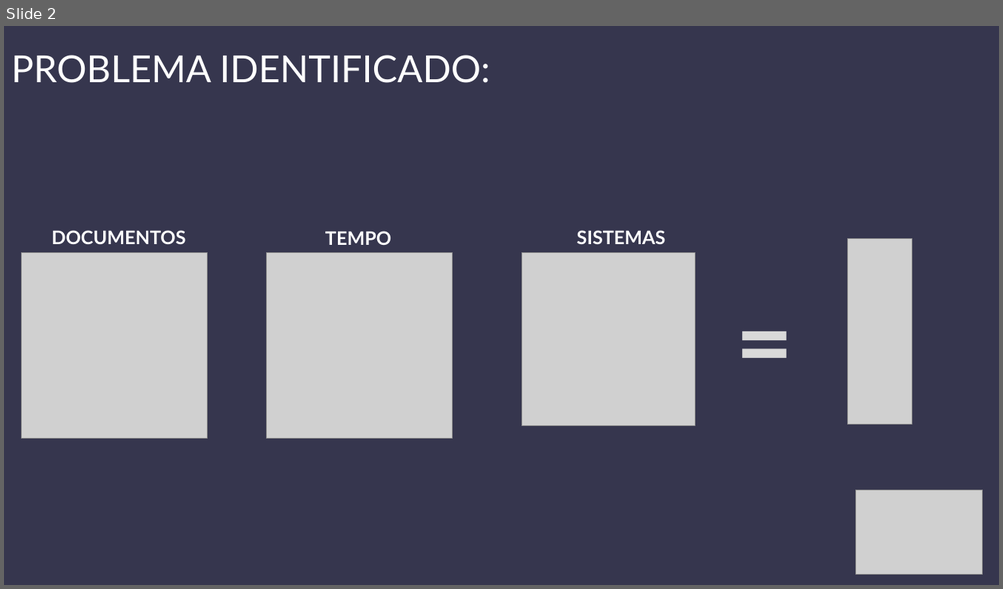
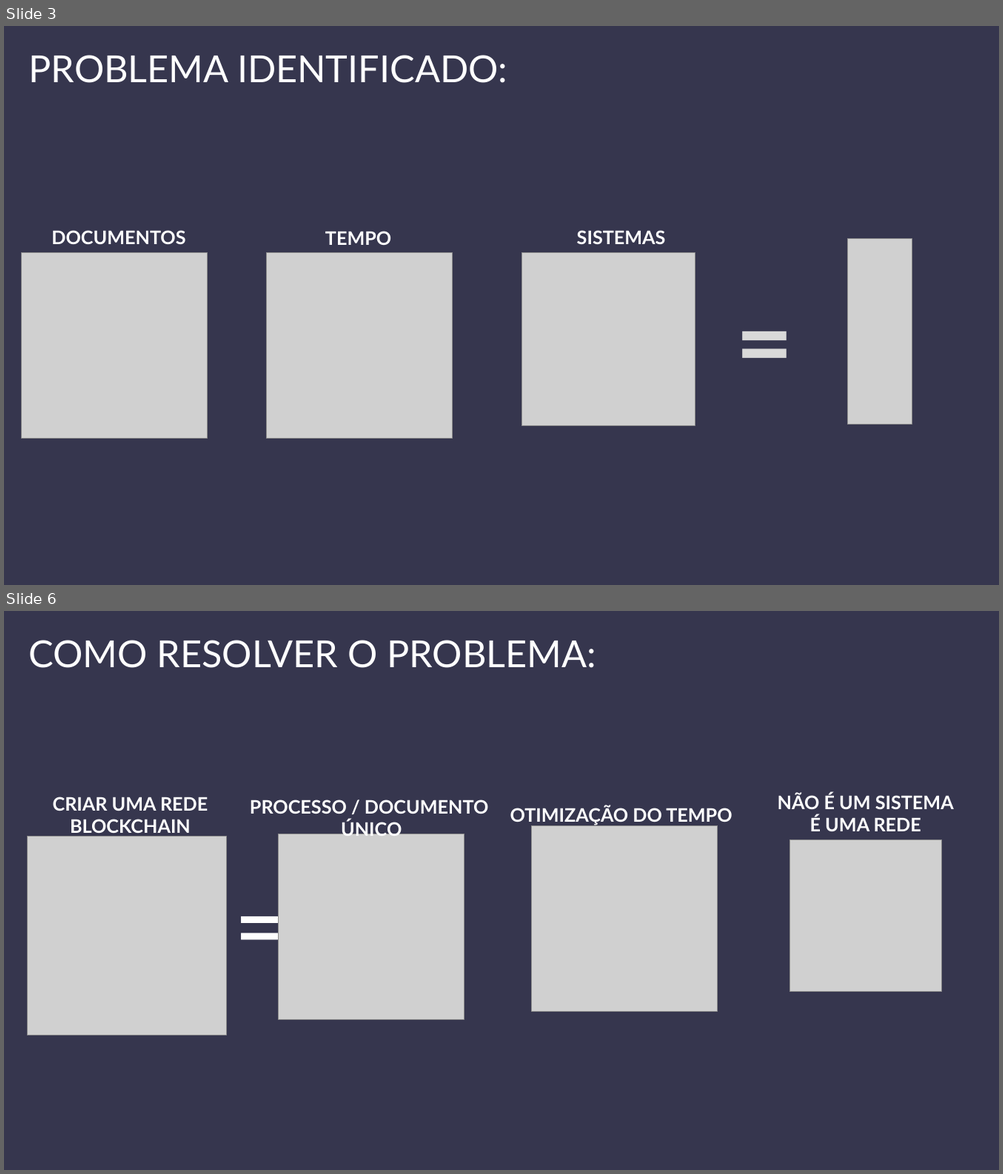
Before and after one commit to antonodes/hackathondosportosBLOCKCHAIN, a slide deck: Presentation_4Chain_Hackathon_Santos.pptx. Shown one above the other, each under a label of ours: slide 2 before the commit, slides 3 and 6 after it; the slides between them are not shown. The pictures are 1003x589 and 1003x1174 pixels, drawn with LibreOffice and Linux fonts; fonts in the diff are those of the drawing; grey boxes stand for pictures. Boxes give left, top, right and bottom in pixels: in the first picture for what was removed or moved away, otherwise in the second. Text is boxed around its words. In the diff, an @@ line names an element or a change of style, - is before the commit and + after.

```diff
--- a/Presentation_4Chain_Hackathon_Santos.pptx
+++ b/Presentation_4Chain_Hackathon_Santos.pptx
@@ slide 6 added at (4, 611, 999, 1170), background #36364E @@
@@ text added at (29, 640, 596, 668), 36 pt, text #FFFFFF @@
+COMO RESOLVER O PROBLEMA:
@@ text added at (53, 797, 208, 837), 18 pt, text #FFFFFF, bold @@
+CRIAR UMA REDE
+BLOCKCHAIN
@@ text added at (250, 800, 488, 836), 18 pt, text #FFFFFF, bold @@
+PROCESSO / DOCUMENTO
+ÚNICO
@@ text added at (510, 806, 731, 826), 18 pt, text #FFFFFF, bold @@
+OTIMIZAÇÃO DO TEMPO
@@ text added at (777, 794, 953, 832), 18 pt, text #FFFFFF, bold @@
+NÃO É UM SISTEMA
+É UMA REDE
@@ picture added at (532, 826, 717, 1011) @@
@@ picture added at (27, 836, 226, 1036) @@
@@ picture added at (279, 834, 464, 1020) @@
@@ picture added at (790, 840, 941, 991) @@
@@ text added at (226, 860, 313, 988), 96 pt, text #FFFFFF @@
+=
@@ what was slide 2 is now slide 3 @@
@@ slide 3 changed as well @@
@@ text "PROBLEMA IDENTIFICADO:": place and size @@
-text "PROBLEMA IDENTIFICADO:" at (11, 55, 489, 83)
+text "PROBLEMA IDENTIFICADO:" at (29, 55, 507, 83)
@@ picture removed at (855, 490, 982, 574) @@
```
Also in this commit, not shown: 4 other slides added.
